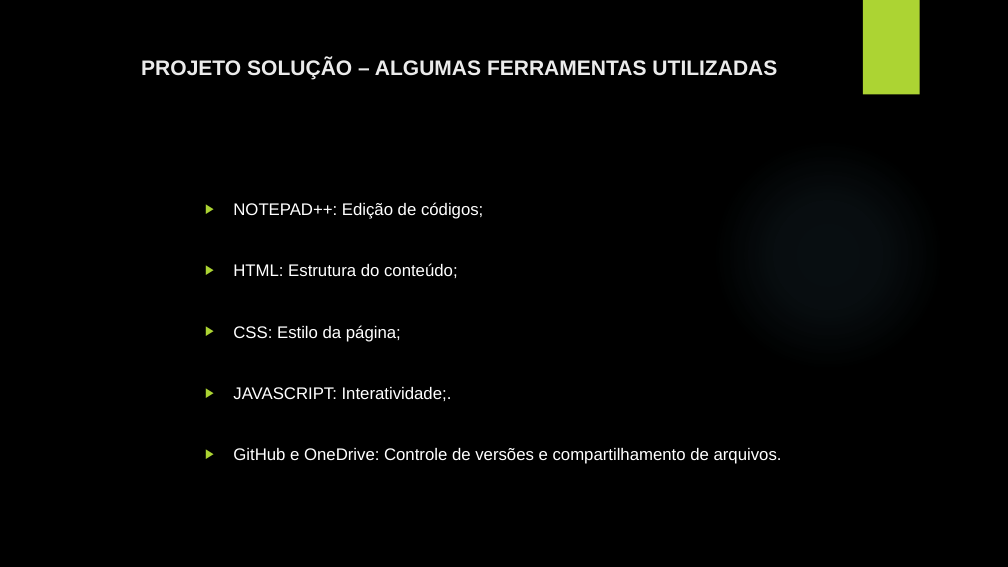
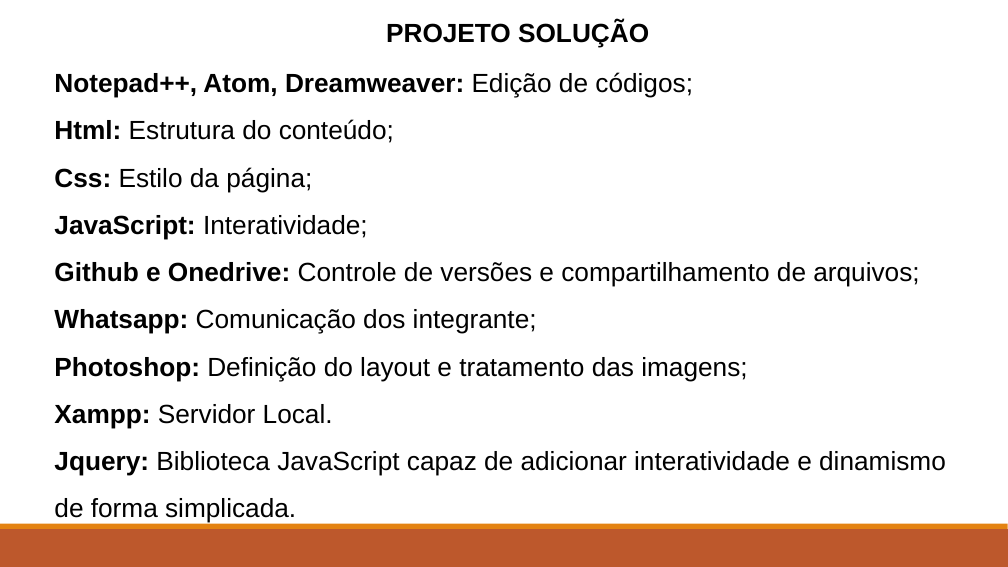
Before and after one commit to wagneramelo/tisAtlas, a slide deck: slide 5 of Documentos/Segunda apresentação TIS .pptx. Drawn at 1008x567 pixels with LibreOffice and Linux fonts; fonts in the diff are those of the drawing; background and template pictures are left out. Boxes give left, top, right and bottom in pixels: in the first picture for what was removed or moved away, otherwise in the second. Text is boxed around its words. In the diff, an @@ line names an element or a change of style, - is before the commit and + after.

```diff
--- a/Documentos/Segunda apresentação TIS .pptx
+++ b/Documentos/Segunda apresentação TIS .pptx
@@ background picture (left out) to #FFFFFF @@
@@ text at (54,21,946,523): text changed; size 16 to 25 pt; text colour #FFFFFF to #000000 @@
-▶ NOTEPAD++: Edição de códigos;
-▶ HTML: Estrutura do conteúdo;
-▶ CSS: Estilo da página;
-▶ JAVASCRIPT: Interatividade;.
-▶ GitHub e OneDrive: Controle de versões e compartilhamento de arquivos.
+  PROJETO SOLUÇÃO
+Notepad++, Atom, Dreamweaver: Edição de códigos;
+Html: Estrutura do conteúdo;
+Css: Estilo da página;
+JavaScript: Interatividade;
+Github e Onedrive: Controle de versões e compartilhamento de arquivos;
+Whatsapp: Comunicação dos integrante;
+Photoshop: Definição do layout e tratamento das imagens;
+Xampp: Servidor Local.
+Jquery: Biblioteca JavaScript capaz de adicionar interatividade e dinamismo de forma simplicada.
@@ rectangle removed at (863,0,920,95) @@
@@ title removed at (141,58,777,79) @@
-PROJETO SOLUÇÃO – ALGUMAS FERRAMENTAS UTILIZADAS
@@ ellipse removed at (712,138,944,371) @@
@@ rectangle added at (0,529,1008,567), fill #BD582C @@
@@ rectangle added at (0,524,1008,529), fill #E48312 @@
```
Also in this commit, not shown: 4 other slides changed, 4 slides added, 3 slides removed, 8 other files.
